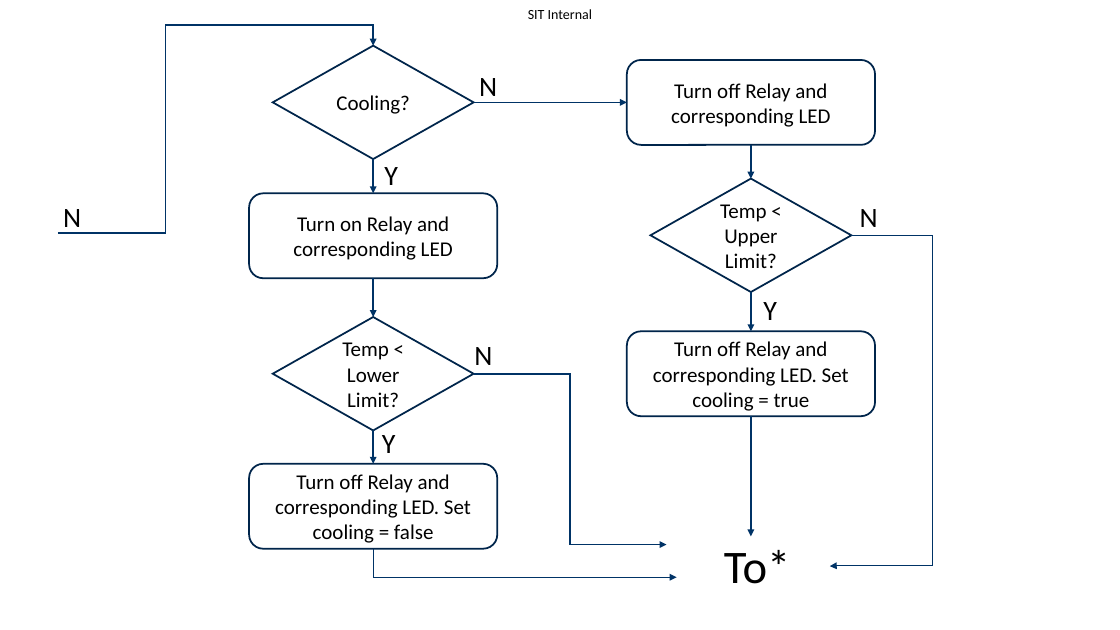
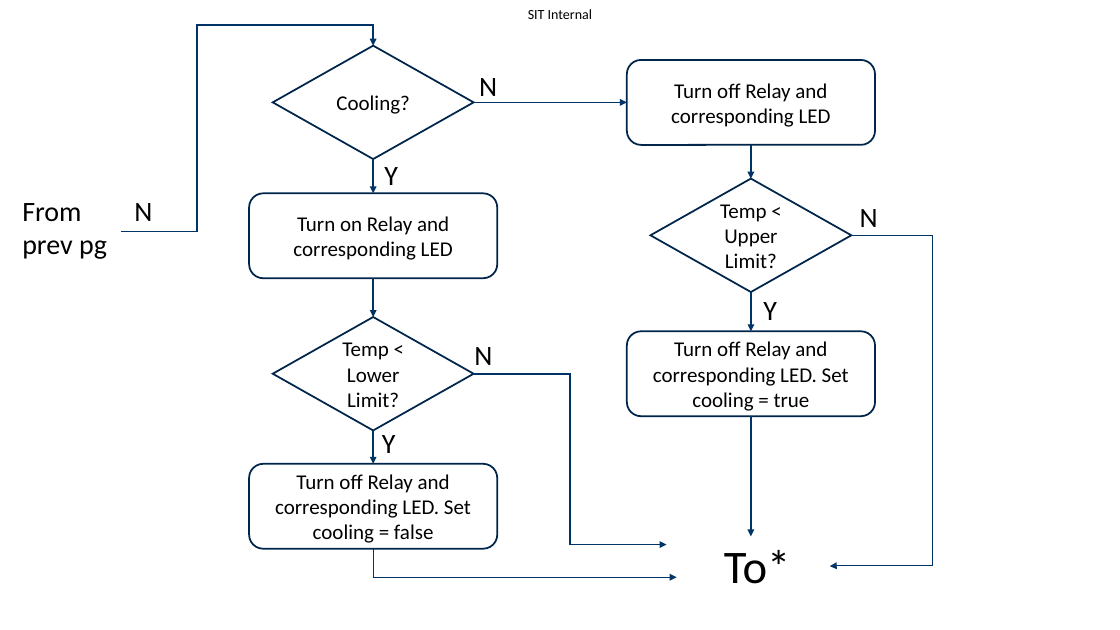
Before and after one commit to kanglc/Hashtag, a slide deck: slide 11 of Docs/thermal_controller_blockdiagram.pptx. Drawn at 1120x630 pixels with LibreOffice and Linux fonts; fonts in the diff are those of the drawing; background and template pictures are left out. Boxes give left, top, right and bottom in pixels: in the first picture for what was removed or moved away, otherwise in the second. Text is boxed around its words. In the diff, an @@ line names an element or a change of style, - is before the commit and + after.

```diff
--- a/Docs/thermal_controller_blockdiagram.pptx
+++ b/Docs/thermal_controller_blockdiagram.pptx
@@ elbow arrow moved from (58, 233) - (373, 45) to (121, 232) - (373, 45) @@
@@ text added at [22, 203, 107, 259], 24 pt, text #000000 @@
+From
+prev pg
@@ text "N" rewrapped from [63, 209, 81, 234] to [134, 203, 152, 221] @@
```
Also in this commit, not shown: 1 other slide changed.
